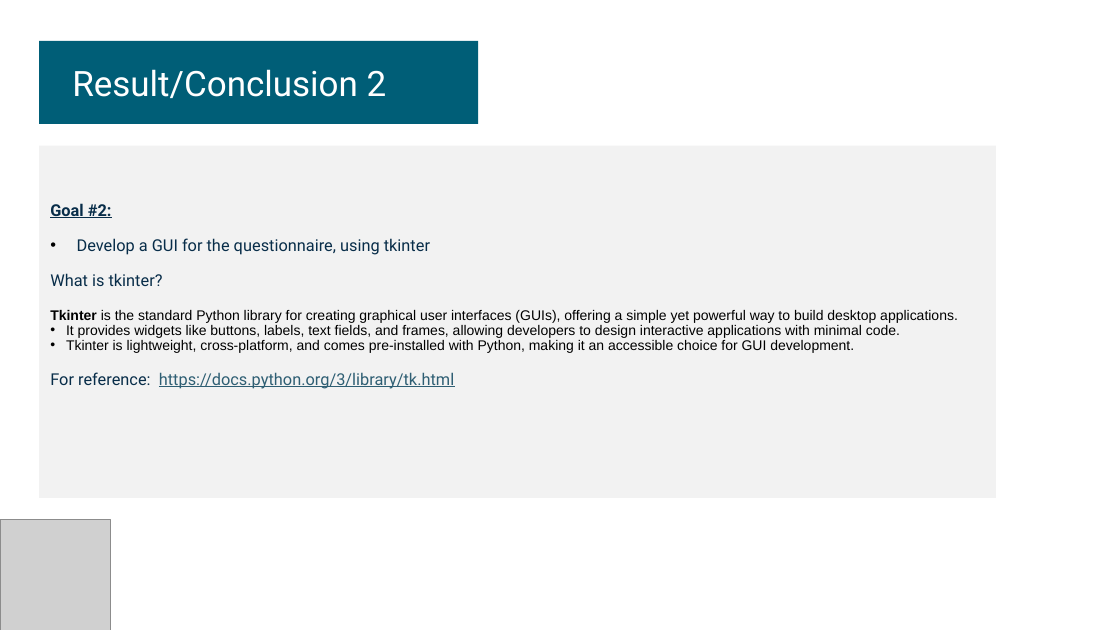
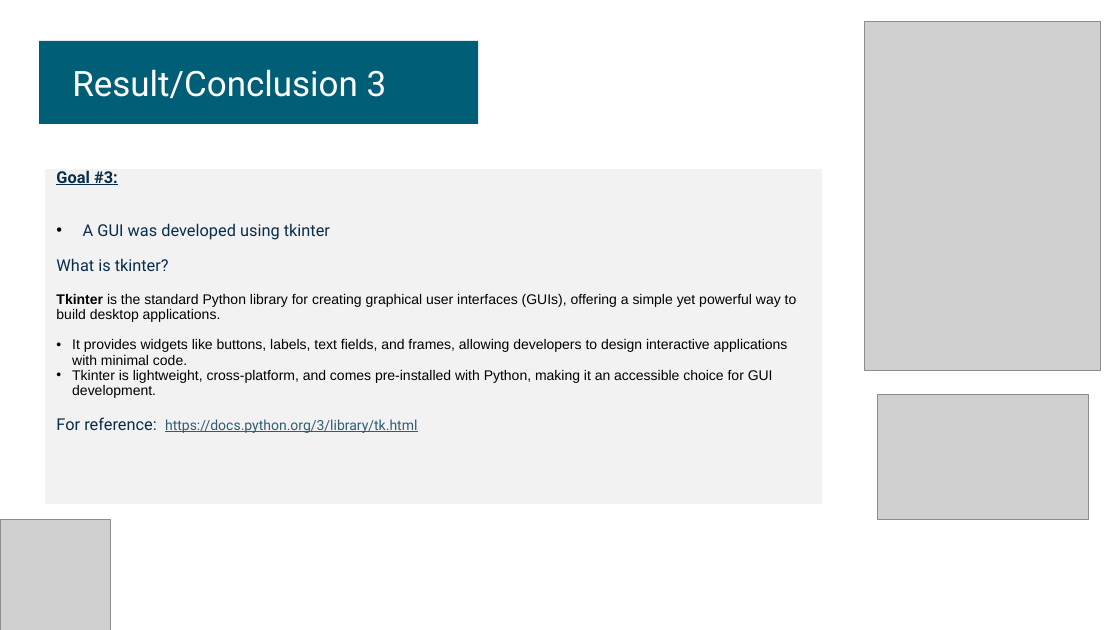
Before and after one commit to Pete1001/heart_attack_outcome, a slide deck: slide 7 of heart_attack_outcome.v1.3.pptx (slide 6 before the commit). Drawn at 1120x630 pixels with LibreOffice and Linux fonts; fonts in the diff are those of the drawing; grey boxes stand for pictures. Boxes give left, top, right and bottom in pixels: in the first picture for what was removed or moved away, otherwise in the second. Text is boxed around its words. In the diff, an @@ line names an element or a change of style, - is before the commit and + after.

```diff
--- a/heart_attack_outcome.v1.3.pptx
+++ b/heart_attack_outcome.v1.3.pptx
@@ picture added at (865,22,1101,371) @@
@@ text at (72,69,387,98): text changed @@
-Result/Conclusion 2
+Result/Conclusion 3
@@ rectangle "Goal #3:": place and size @@
-rectangle "Goal #3:" at (39,145,996,497)
+rectangle "Goal #3:" at (45,169,823,504)
@@ text in rectangle at (56,170,330,240): text changed @@
-Goal #2:
-• Develop a GUI for the questionnaire, using tkinter
+Goal #3:
+• A GUI was developed using tkinter
@@ text in rectangle at (56,417,417,433): size 14 to 12 pt in "https://docs.python.org/3/library/tk.html" @@
@@ picture added at (877,395,1088,520) @@
```
Also in this commit, not shown: 9 other slides changed, 1 slide added, 1 slide removed.
